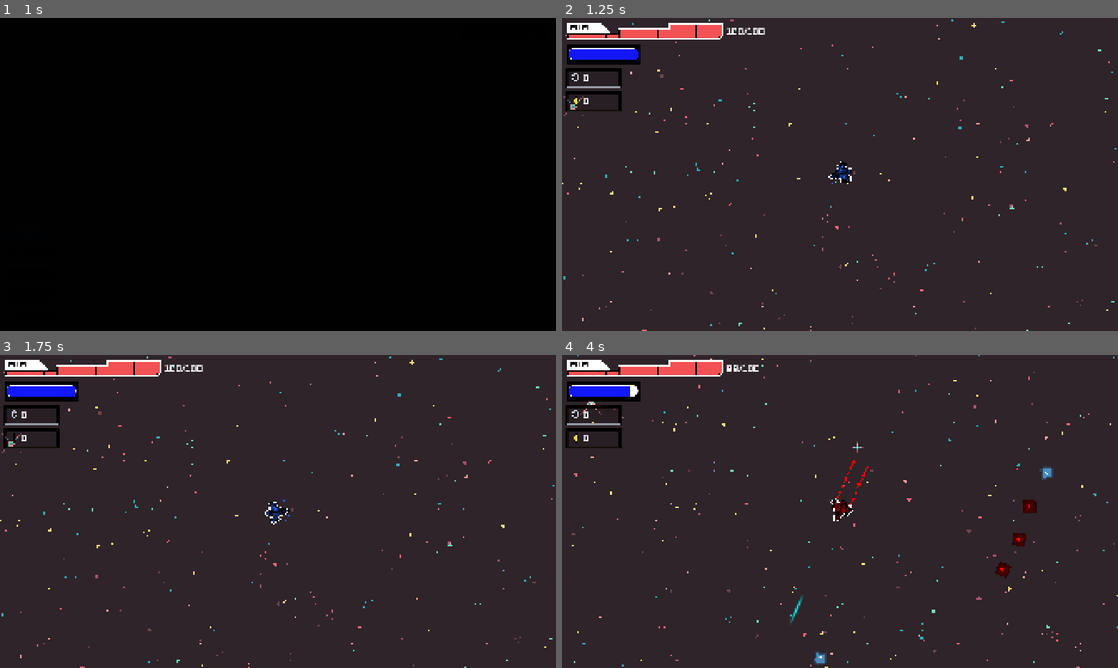
Above: before the commit, frames 1-4 (two rows, left to right).
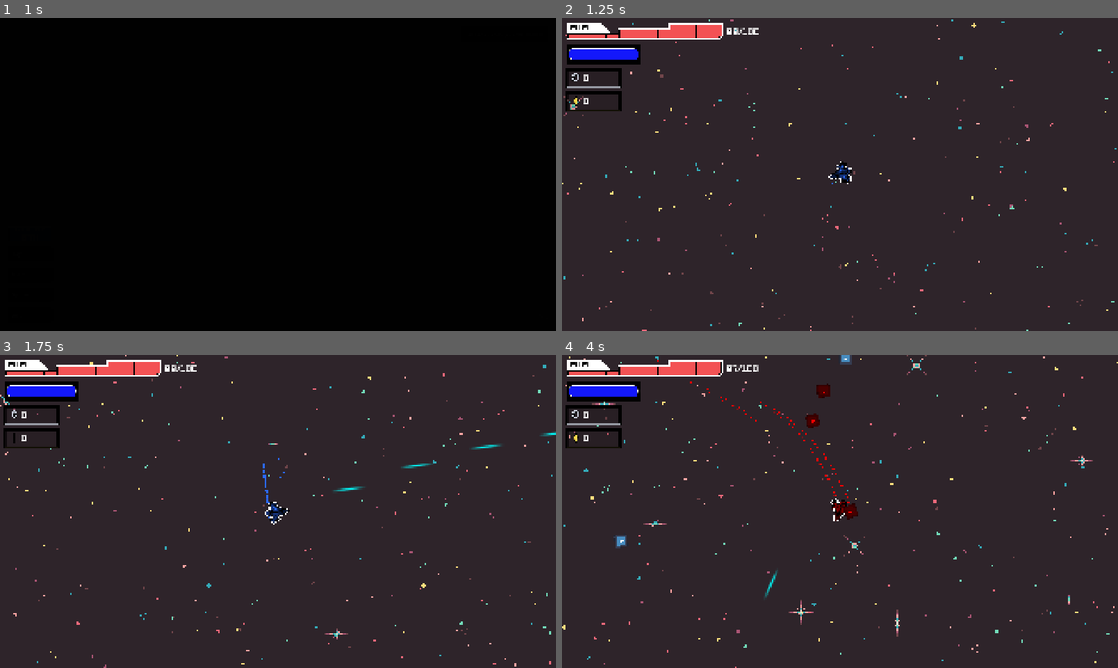
Above: after the commit, the same moments.

Repository: Yolo-Arts/Game-Off-2026
Game: Godot game, scene res://Game/main_game.tscn
The game is run twice, just before and just after one commit, with the same random seed, the same clock (stepped at 60 frames per second) and the same inputs. The engine's default icon, where the game draws it, is replaced by a stand-in: a white triangle on a blue panel in a dark square. Sound files missing from this copy of the repository are replaced by a short silence.
Inputs (mouse positions are in pixels of both pictures, inside the frame that each line leads up to):
- Up to frame 1 (1 s): click "Play" at 0.5 s
- Up to frame 2 (1.25 s): no input
- Up to frame 3 (1.75 s): tap Enter at 1.25 s; move the mouse to (400, 495) at 1.27 s; press the mouse at (400, 495) at 1.28 s; hold D (move_right) from 1.28 s (still down); tap E at 1.55 s
- Up to frame 4 (4 s): move the mouse to (728, 527) at 2.02 s; release D (move_right) at 2.03 s; release the mouse at (728, 527) at 2.03 s; hold S (move_down) 2.03-2.78 s; tap E at 2.1, 3.05 s; click (728, 527) at 2.3 s; move the mouse to (895, 442) at 2.77 s; hold D (move_right) 2.78-3.53 s; hold Space (Ram) 2.78-3.53 s; move the mouse to (812, 574) at 3.52 s; hold W (move_up) from 3.53 s (still down); tap Shift (shift) at 3.6 s; click (812, 574) at 3.8 s

Frame 1 is identical in both runs. In frame 2, 0.1% of the frame differs, in the area x 29-37%, y 3-6%; in frame 3, 1.3%; in frame 4, 2.5%, in the area x 0-100%, y 0-100%.

Commit message:
auto shoot

Diff:
--- a/Resources/Items/player_stats.gd
+++ b/Resources/Items/player_stats.gd
@@ -18,7 +18,7 @@
 @export var luck: float  = 1.0
 @export var healing_efficiency: float = 1.0
 @export var knockback: float = 500.0
-@export var shots_per_second: float = 2.0
+@export var shots_per_second: float = 10
 @export var shot_damage: float = 20.0
 @export var shot_cost: float = 5.0
 @export var shot_knockback: float = 200.0
--- a/Scenes/Player/movement_component.gd
+++ b/Scenes/Player/movement_component.gd
@@ -6,13 +6,13 @@
 var current_knockback: Vector2
 
 var player: Player
-var speed: float = 0.0
+var dir: Vector2
 
 func setup(_player: Player) -> void:
 	player = _player
 
-func get_thrust_input() -> float:
-	return Input.get_axis("move_down", "move_up")
+func get_input_vector() -> Vector2:
+	return Input.get_vector("move_left", "move_right", "move_up", "move_down")
 
 func _physics_process(delta: float) -> void:
 	if player == null:
@@ -25,14 +25,9 @@
 		player.rotate(PI/2)
 
 	if player.can_control_speed:
-		if get_thrust_input() == 1.0:
-			speed = stats.max_speed
-			player.can_reduce_health = true
-		else:
-			speed = 0
-			player.can_reduce_health = false
+		dir = get_input_vector()
 
-	var target_movement_velocity = speed * -player.transform.y
+	var target_movement_velocity = player.get_current_stats().max_speed * dir.rotated(player.rotation)
 	var move_lerp_factor: float = 1.0 - exp(-decay_coefficient * delta)
 	var active_movement_velocity = player.velocity.lerp(target_movement_velocity, move_lerp_factor)
 	var kb_lerp_factor: float = 1.0 - exp(-knockback_decay_coefficient * delta)
--- a/Scenes/Player/shoot_component.gd
+++ b/Scenes/Player/shoot_component.gd
@@ -3,17 +3,20 @@
 @export var bullet_scene: PackedScene
 @export var enabled: bool =  true
 var player: Player
-
+var shoot_cooldown: float = 0.0
 func setup(_player: Player) -> void:
 	player = _player
 
+func _process(delta: float) -> void:
+	shoot_cooldown -= delta
 
-func _unhandled_input(event: InputEvent) -> void:
+func _physics_process(delta: float) -> void:
 	if not player or not enabled:
 		return
-	if event.is_action_pressed("shoot") and player.can_shoot:
+	if Input.is_action_pressed("shoot") and player.can_shoot and shoot_cooldown <= 0.0:
 		shoot(bullet_scene)
-
+	if Input.is_key_pressed(KEY_E):
+		player.energy_component.increase_energy(100.0)
 func shoot(scene: PackedScene) -> void:
 	if player.energy_component.current_energy < player.get_current_stats().shot_cost:
 		return
@@ -23,6 +26,7 @@
 		bullet.global_position = player.global_position + 32 * -player.transform.y
 		get_tree().current_scene.add_child(bullet)
 		player.energy_component.reduce_energy(player.get_current_stats().shot_cost)
+		shoot_cooldown = 1/player.get_current_stats().shots_per_second
 
 
 
--- a/Scripts/bullet_projectile.gd
+++ b/Scripts/bullet_projectile.gd
@@ -30,5 +30,7 @@
 	if projectile_stats.enemy:
 		if body.is_in_group("player"):
 			EventSystem.player_hit.emit(damage)
+		queue_free()
 	elif body.has_method("take_damage"):
 		body.take_damage(damage)
+		queue_free()
